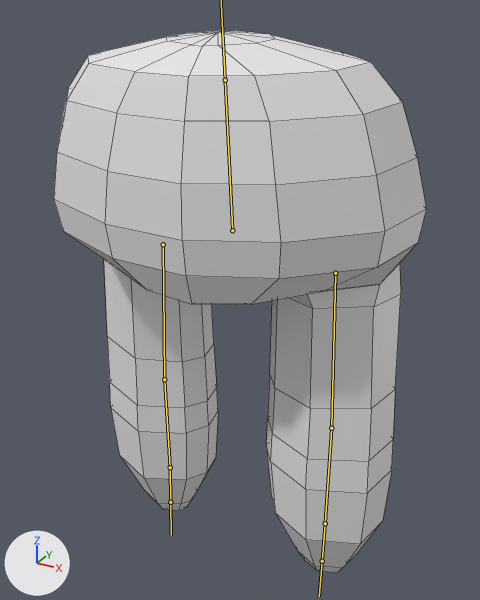
The FBX model Assets/Models/smallfresno.fbx, before and after one commit.
The view is the same before and after, from a 50 mm lens placed at (2.41, -4.42, 4.86), pointed at (-0.02, 0.01, 2.65). Every picture has the same lights, and +X, +Y and +Z are marked at lower left. Both versions are drawn at frame 1 of the action 'Armature.000|Armature.000Action'; the numbers are the values there. The bones that bend it are drawn over the model as lines. Mesh edges are drawn as thin lines.
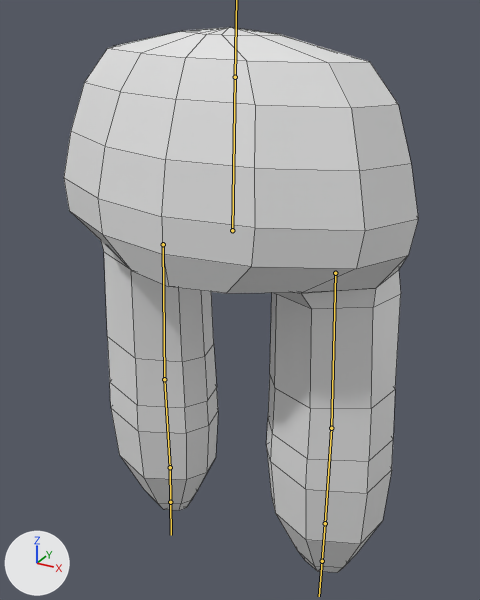
Where the change shows, as pixel boxes (x1, y1, x2, y2) in the pictures (480 x 600 px):
'Sphere.002', posed: before (54, 30, 426, 572); after (64, 27, 418, 572)
bone 'Bone.006', root to tip: before (232, 230) to (225, 80); after (232, 230) to (235, 77)

What the commit changed:
Bone 'Bone.006' (bone_bone_006) turns from (7, 10, 0) to (0, 0, -1) degrees about its own x, y and z.
